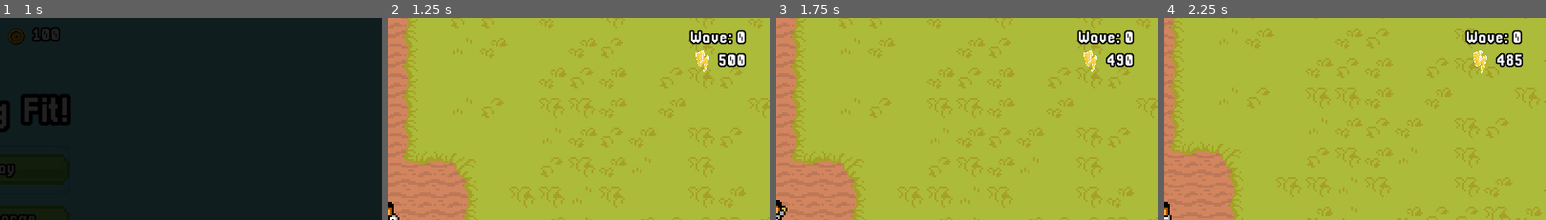
Above: before the commit, frames 1-4 (left to right).
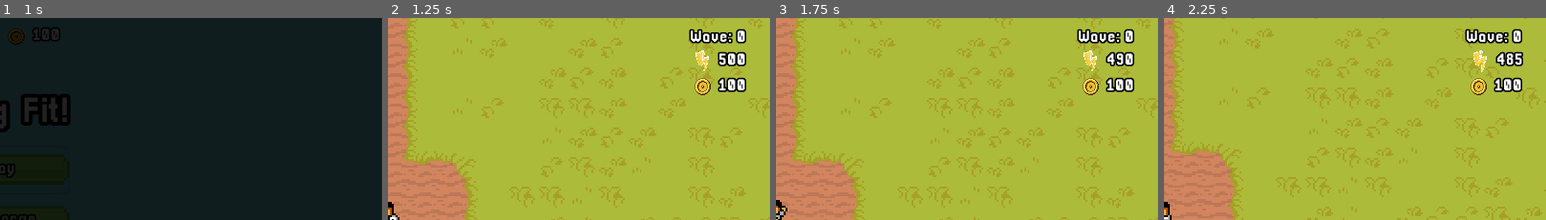
Above: after the commit, the same moments.

Repository: MysteryCoder456/KungFitGame
Game: Godot game, scene res://src/scenes/MainMenu.tscn
Two runs of this game, one before a commit and one after it. Both use one fixed random seed, a clock stepped at 60 frames per second and the inputs below.
Inputs (mouse positions are % of the whole screen's width and height, from its top left):
- Up to frame 1 (1 s): click "Play" at 0.5 s
- Up to frame 2 (1.25 s): no input
- Up to frame 3 (1.75 s): move the mouse to (72, 45) at 1.27 s; hold D (move_right) from 1.28 s (still down); hold P (kick_attack) from 1.28 s (still down); click (72, 45) at 1.42 s
- Up to frame 4 (2.25 s): move the mouse to (30, 55) at 2.02 s; release D (move_right) at 2.03 s; release P (kick_attack) at 2.03 s; hold S (move_down) from 2.03 s (still down); tap O (stick_attack) at 2.1 s
The pictures show only the part of the screen within x 50-100%, y 0-50%; the shares and areas given below are measured in that part.

Frame 1 is identical in both runs. In frame 2, 1.7% of the frame differs, in the area x 78-94%, y 5-39%; in frame 3, 1.6%; in frame 4, 1.7%.

Commit message:
added coins label to HUD

Diff:
--- a/src/scenes/HUD.tscn
+++ b/src/scenes/HUD.tscn
@@ -1,10 +1,11 @@
-[gd_scene load_steps=9 format=2]
+[gd_scene load_steps=10 format=2]
 
 [ext_resource path="res://src/scenes/MovementButtons.tscn" type="PackedScene" id=1]
 [ext_resource path="res://src/scripts/HUD.gd" type="Script" id=2]
 [ext_resource path="res://src/dynamic_fonts/Pixellari_22.tres" type="DynamicFont" id=3]
 [ext_resource path="res://src/scenes/AttackButtons.tscn" type="PackedScene" id=4]
 [ext_resource path="res://src/themes/MainMenu.tres" type="Theme" id=5]
+[ext_resource path="res://assets/ui/coin_icon/coin.png" type="Texture" id=6]
 [ext_resource path="res://assets/ui/energy_icon/energy_icon.png" type="Texture" id=7]
 
 [sub_resource type="StyleBoxFlat" id=1]
@@ -48,14 +49,13 @@
 [node name="LabelsV" type="VBoxContainer" parent="TopBar"]
 margin_left = 482.0
 margin_right = 960.0
-margin_bottom = 60.0
+margin_bottom = 91.0
 size_flags_horizontal = 3
 alignment = 1
 
 [node name="WaveLabel" type="Label" parent="TopBar/LabelsV"]
-margin_top = 1.0
 margin_right = 478.0
-margin_bottom = 24.0
+margin_bottom = 23.0
 grow_horizontal = 0
 size_flags_horizontal = 3
 custom_fonts/font = ExtResource( 3 )
@@ -63,14 +63,14 @@
 align = 2
 valign = 1
 
-[node name="H" type="HBoxContainer" parent="TopBar/LabelsV"]
-margin_top = 28.0
+[node name="H1" type="HBoxContainer" parent="TopBar/LabelsV"]
+margin_top = 27.0
 margin_right = 478.0
-margin_bottom = 58.0
+margin_bottom = 57.0
 size_flags_horizontal = 3
 alignment = 2
 
-[node name="TextureRect" type="TextureRect" parent="TopBar/LabelsV/H"]
+[node name="TextureRect" type="TextureRect" parent="TopBar/LabelsV/H1"]
 margin_left = 411.0
 margin_right = 441.0
 margin_bottom = 30.0
@@ -78,7 +78,33 @@
 texture = ExtResource( 7 )
 expand = true
 
-[node name="EnergyLabel" type="Label" parent="TopBar/LabelsV/H"]
+[node name="EnergyLabel" type="Label" parent="TopBar/LabelsV/H1"]
+margin_left = 445.0
+margin_top = 3.0
+margin_right = 478.0
+margin_bottom = 26.0
+grow_horizontal = 0
+custom_fonts/font = ExtResource( 3 )
+text = "999"
+align = 2
+valign = 1
+
+[node name="H2" type="HBoxContainer" parent="TopBar/LabelsV"]
+margin_top = 61.0
+margin_right = 478.0
+margin_bottom = 91.0
+size_flags_horizontal = 3
+alignment = 2
+
+[node name="TextureRect" type="TextureRect" parent="TopBar/LabelsV/H2"]
+margin_left = 411.0
+margin_right = 441.0
+margin_bottom = 30.0
+rect_min_size = Vector2( 30, 30 )
+texture = ExtResource( 6 )
+expand = true
+
+[node name="CoinsLabel" type="Label" parent="TopBar/LabelsV/H2"]
 margin_left = 445.0
 margin_top = 3.0
 margin_right = 478.0
--- a/src/scripts/HUD.gd
+++ b/src/scripts/HUD.gd
@@ -5,7 +5,8 @@
 onready var wave_label: Label = $TopBar/LabelsV/WaveLabel
 onready var large_wave_label: Label = $LargeWaveLabel
 onready var game_over_label: Label = $GameOverLabel
-onready var energy_label: Label = $TopBar/LabelsV/H/EnergyLabel
+onready var energy_label: Label = $TopBar/LabelsV/H1/EnergyLabel
+onready var coins_label: Label = $TopBar/LabelsV/H2/CoinsLabel
 onready var health_anim_timer: Timer = $HealthAnimationTimer
 onready var health_anim_values = [health_bar.max_value, health_bar.max_value]
 
@@ -18,6 +19,7 @@
 
 func _process(delta):
 	energy_label.text = str(max(round(GameData.energy), 0))
+	coins_label.text = str(GameData.coins)
 	var time_left = health_anim_timer.time_left
 
 	if time_left:
